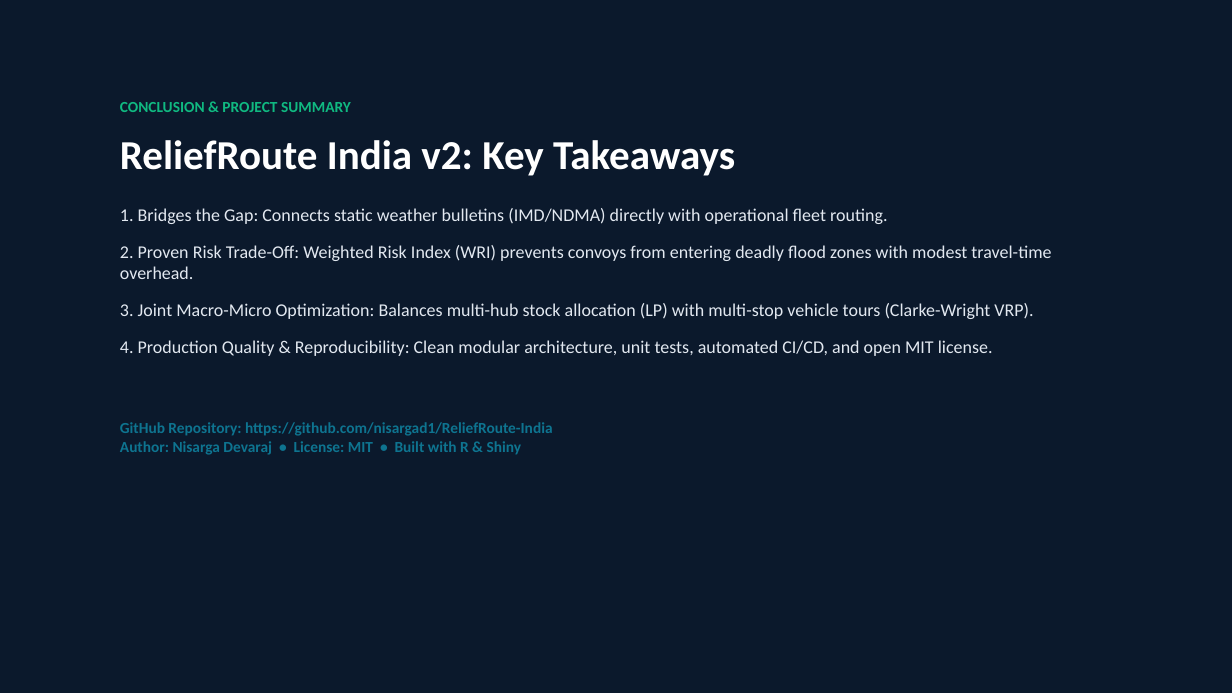
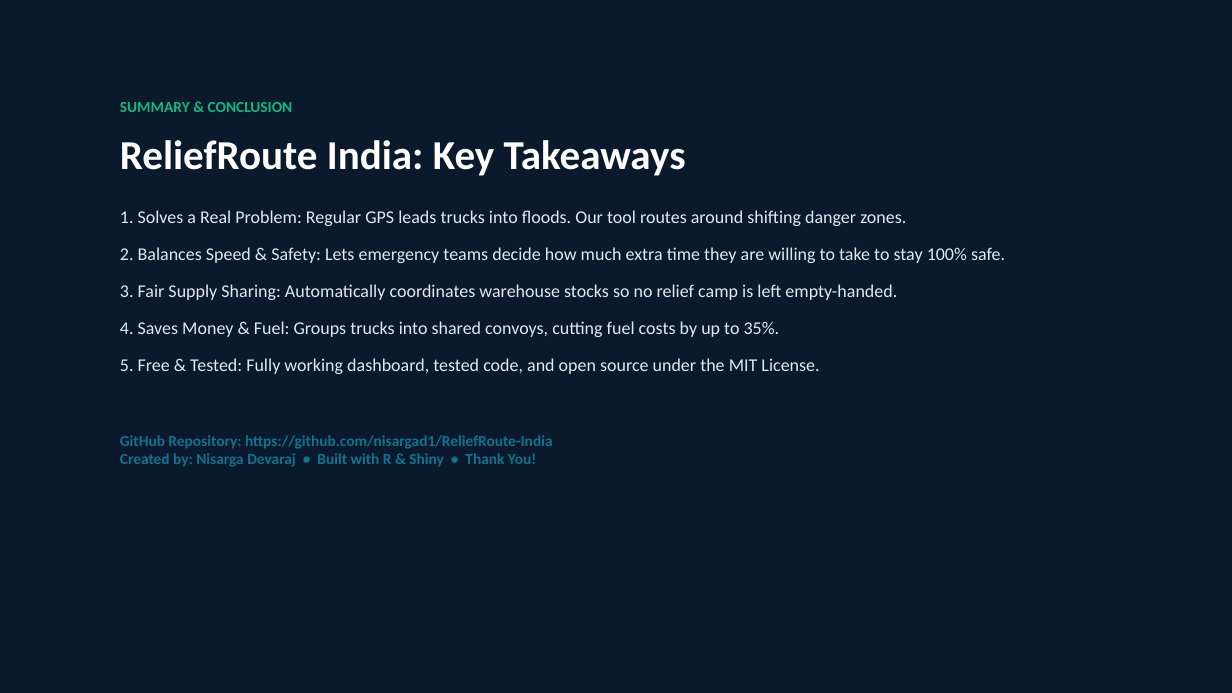
Before and after one commit to nisargad1/ReliefRoute-India, a slide deck: slide 11 of docs/ReliefRoute_India_Presentation.pptx. Drawn at 1232x693 pixels with LibreOffice and Linux fonts; fonts in the diff are those of the drawing. Boxes give left, top, right and bottom in pixels: in the first picture for what was removed or moved away, otherwise in the second. Text is boxed around its words. In the diff, an @@ line names an element or a change of style, - is before the commit and + after.

Commit message:
docs: simplify presentation wording for easy reading and defense

```diff
--- a/docs/ReliefRoute_India_Presentation.pptx
+++ b/docs/ReliefRoute_India_Presentation.pptx
@@ text at [120,102,1005,467]: text changed @@
-CONCLUSION & PROJECT SUMMARY
-ReliefRoute India v2: Key Takeaways
-1. Bridges the Gap: Connects static weather bulletins (IMD/NDMA) directly with operational fleet routing.
-2. Proven Risk Trade-Off: Weighted Risk Index (WRI) prevents convoys from entering deadly flood zones with modest travel-time overhead.
-3. Joint Macro-Micro Optimization: Balances multi-hub stock allocation (LP) with multi-stop vehicle tours (Clarke-Wright VRP).
-4. Production Quality & Reproducibility: Clean modular architecture, unit tests, automated CI/CD, and open MIT license.
-GitHub Repository: https://github.com/nisargad1/ReliefRoute-India
-Author: Nisarga Devaraj • License: MIT • Built with R & Shiny
+SUMMARY & CONCLUSION
+ReliefRoute India: Key Takeaways
+1. Solves a Real Problem: Regular GPS leads trucks into floods. Our tool routes around shifting danger zones.
+2. Balances Speed & Safety: Lets emergency teams decide how much extra time they are willing to take to stay 100% safe.
+3. Fair Supply Sharing: Automatically coordinates warehouse stocks so no relief camp is left empty-handed.
+4. Saves Money & Fuel: Groups trucks into shared convoys, cutting fuel costs by up to 35%.
+5. Free & Tested: Fully working dashboard, tested code, and open source under the MIT License.
+GitHub Repository: https://github.com/nisargad1/ReliefRoute-India
+Created by: Nisarga Devaraj • Built with R & Shiny • Thank You!
```
Also in this commit, not shown: 10 other slides changed, 1 other file.
